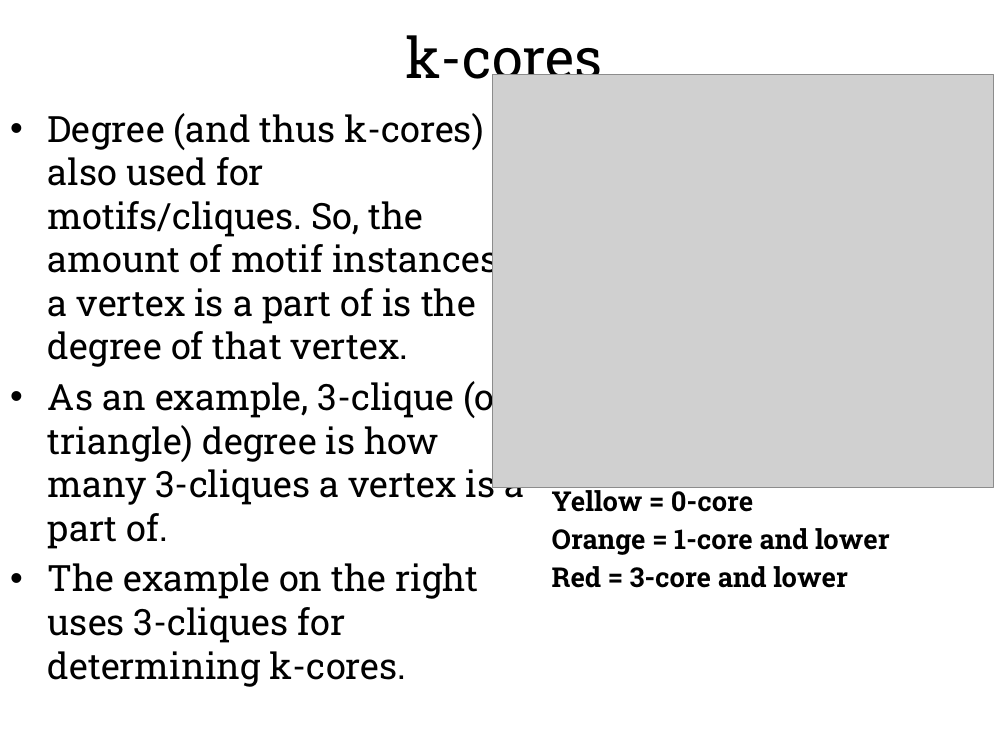
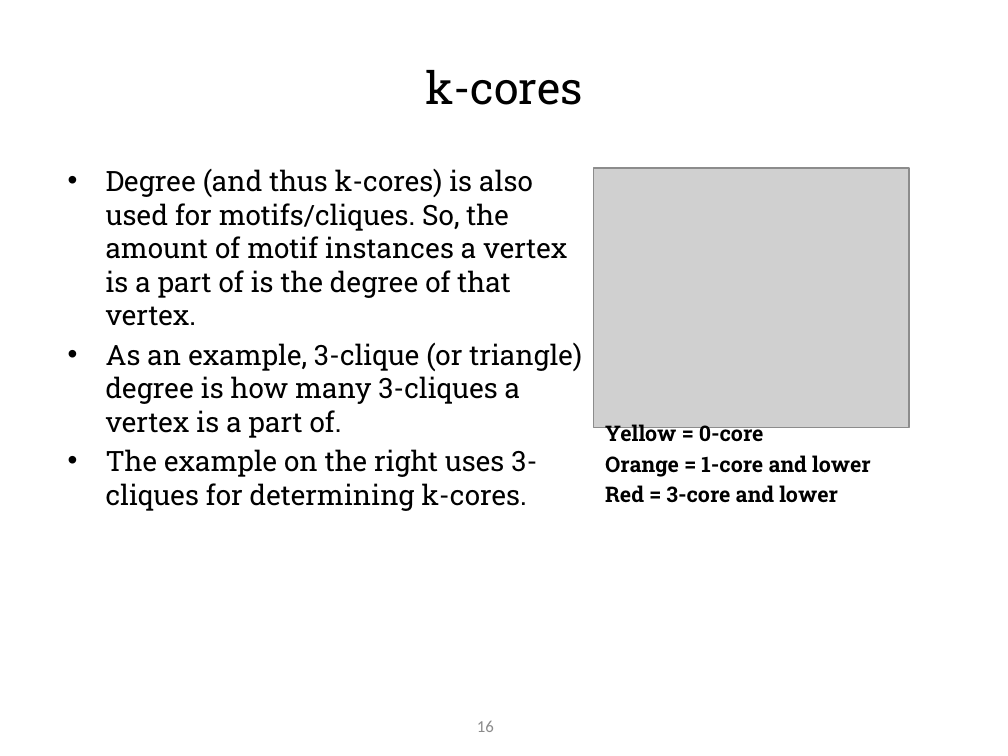
Before and after one commit to hgareau/DensestSubgraphDiscovery, a slide deck: slide 17 of Thesis Defense Presentation.pptx. Drawn at 1008x756 pixels with LibreOffice and Linux fonts; fonts in the diff are those of the drawing; grey boxes stand for pictures; background and template pictures are left out. Boxes give left, top, right and bottom in pixels: in the first picture for what was removed or moved away, otherwise in the second. Text is boxed around its words. In the diff, an @@ line names an element or a change of style, - is before the commit and + after.

Commit message:
Further format changes.

```diff
--- a/Thesis Defense Presentation.pptx
+++ b/Thesis Defense Presentation.pptx
@@ text "k-cores": place and size @@
-text "k-cores" at (406,35,603,92)
+text "k-cores" at (425,70,583,105)
@@ text "k-cores" at (425,70,583,105): size 40 to 32 pt @@
@@ text "Degree (and thus k-cores) is ...": place and size @@
-text "Degree (and thus k-cores) is ..." at (48,113,524,643)
+text "Degree (and thus k-cores) is ..." at (106,169,582,511)
@@ text "Degree (and thus k-cores) is ..." at (106,169,582,511): size 25.9 to 20 pt; less space between paragraphs @@
@@ picture: place and size @@
-picture at (493,75,994,487)
+picture at (594,168,909,428)
@@ text "Yellow = 0-core": place and size @@
-text "Yellow = 0-core" at (552,486,890,588)
+text "Yellow = 0-core" at (605,424,871,503)
@@ text "Yellow = 0-core" at (605,424,871,503): size 19.6 to 15.4 pt @@
@@ page number: place and size @@
-page number at (17,680,110,748)
+page number at (477,721,494,732)
@@ page number at (477,721,494,732): size 28 to 12 pt, font Roboto Slab to Calibri, text colour #FFFFFF to #8C8C8C, bold off; alignment left to right; less space between paragraphs; vertical alignment top to middle @@
```
Also in this commit, not shown: 45 other slides changed, 1 slide added, 1 slide removed.
